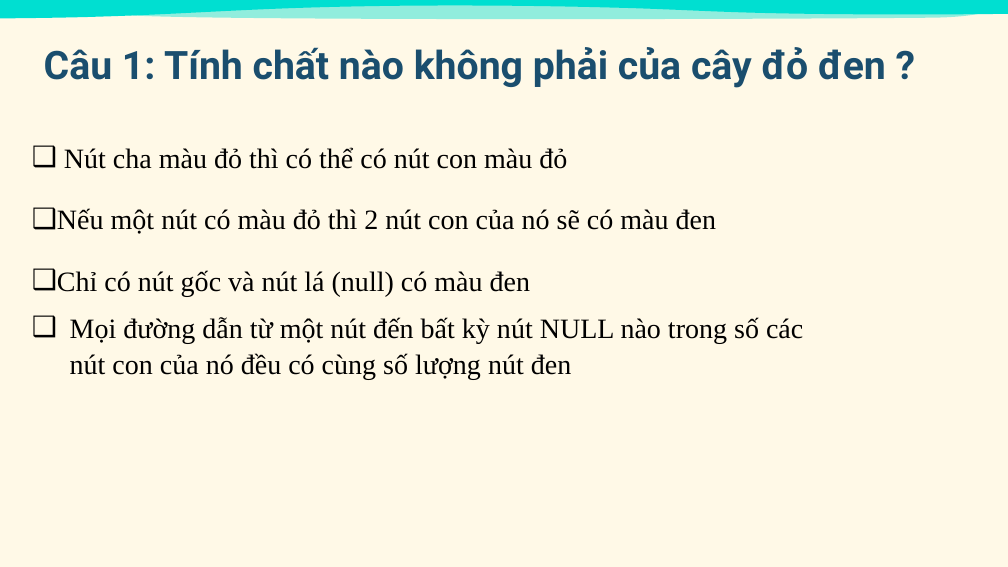
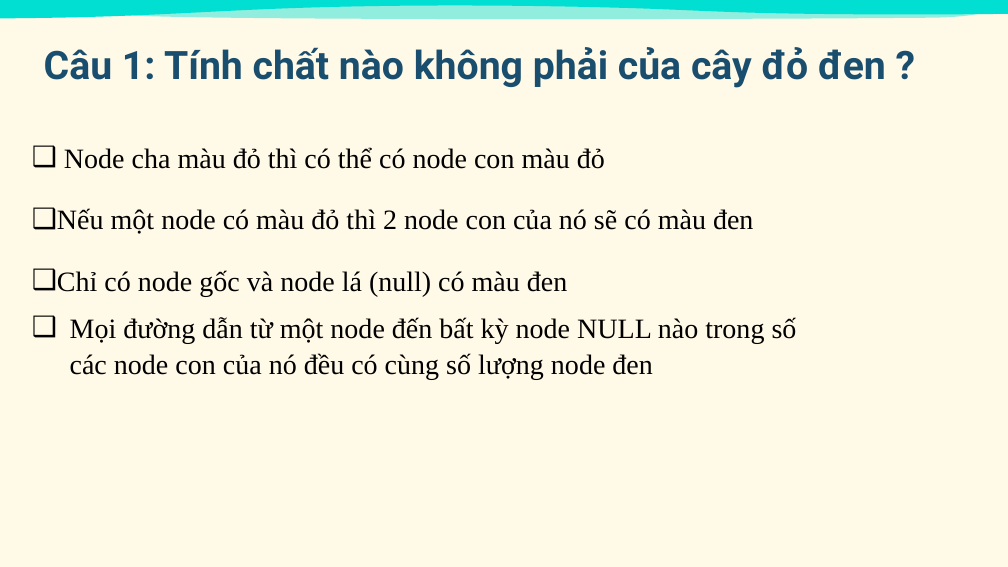
Before and after one commit to thinh-shito/Red-Black-Tree-Visualiztion, a slide deck: slide 2 of RBT_Quiz.pptx. Drawn at 1008x567 pixels with LibreOffice and Linux fonts; fonts in the diff are those of the drawing. Boxes give left, top, right and bottom in pixels: in the first picture for what was removed or moved away, otherwise in the second. Text is boxed around its words. In the diff, an @@ line names an element or a change of style, - is before the commit and + after.

```diff
--- a/RBT_Quiz.pptx
+++ b/RBT_Quiz.pptx
@@ text at box(57, 147, 797, 380): text changed @@
-❑ Nút cha màu đỏ thì có thể có nút con màu đỏ
-❑ Nếu một nút có màu đỏ thì 2 nút con của nó sẽ có màu đen
-❑ Chỉ có nút gốc và nút lá (null) có màu đen
-❑ Mọi đường dẫn từ một nút đến bất kỳ nút NULL nào trong số các nút con của nó đều có cùng số lượng nút đen
+❑ Node cha màu đỏ thì có thể có node con màu đỏ
+❑ Nếu một node có màu đỏ thì 2 node con của nó sẽ có màu đen
+❑ Chỉ có node gốc và node lá (null) có màu đen
+❑ Mọi đường dẫn từ một node đến bất kỳ node NULL nào trong số các node con của nó đều có cùng số lượng node đen
```
Also in this commit, not shown: 14 other slides changed.
